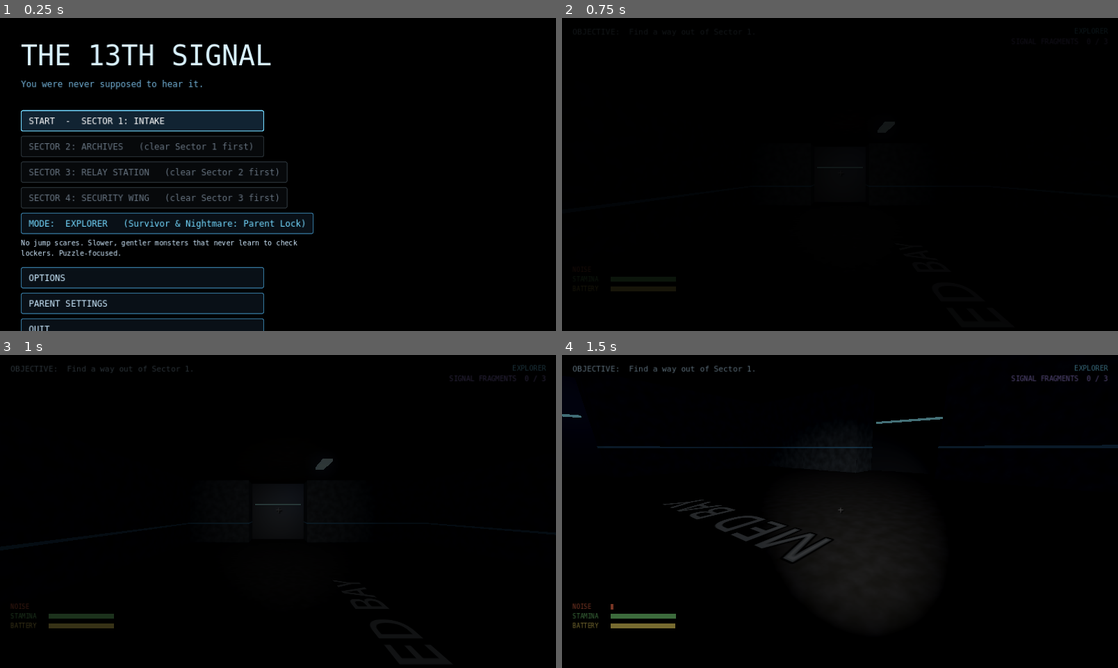
Above: before the commit, frames 1-4 (two rows, left to right).
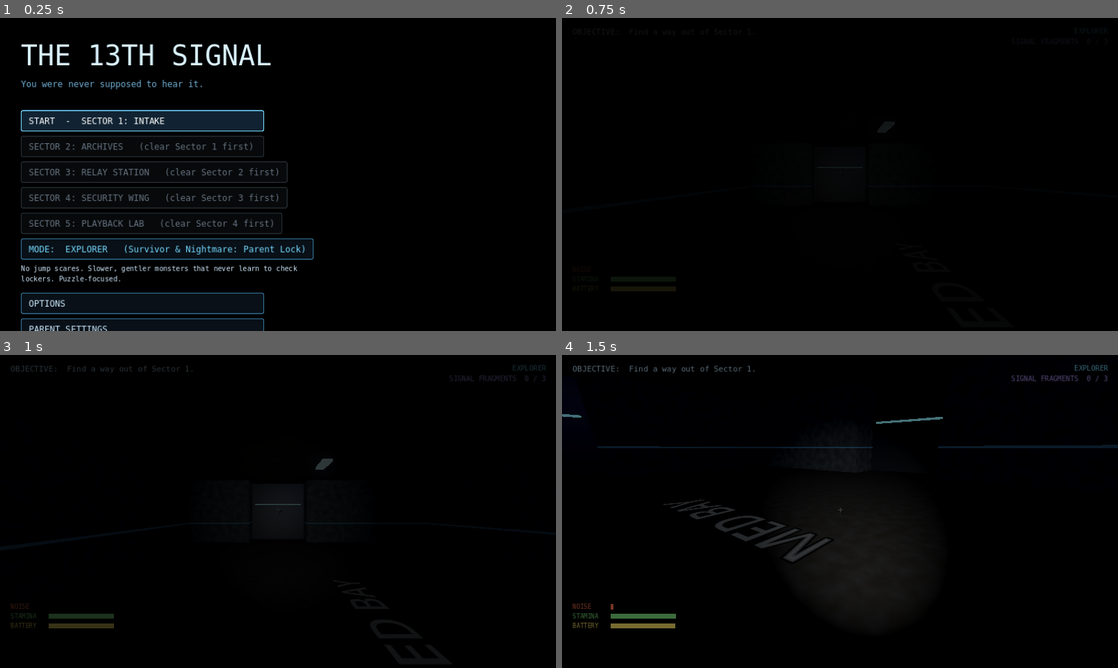
Above: after the commit, the same moments.

Repository: uberwulf-hub/13thSignal
Game: Godot game, scene res://scenes/main_menu.tscn
Same seed, same stepped clock (60 frames per second), same inputs: the game is played once before the commit and once after it.
Inputs (mouse positions are in pixels of both pictures, inside the frame that each line leads up to):
- Up to frame 1 (0.25 s): no input
- Up to frame 2 (0.75 s): click "START - SECTOR 1: INTAKE" at 0.5 s
- Up to frame 3 (1 s): no input
- Up to frame 4 (1.5 s): tap Enter at 1.25 s; move the mouse to (867, 511) at 1.27 s; hold W (move_forward) from 1.28 s (still down); hold Ctrl (crouch) from 1.28 s (still down); click (867, 511) at 1.42 s

The runs differ from the first frame. In frame 1, 3.9% of the frame differs, in the area x 3-57%, y 62-100%; in frame 2, nothing differs; in frame 3, nothing differs; in frame 4, nothing differs.

Commit message:
Add Sector 5: Playback Lab, with recordings and pressure plates
Recorder booths: E starts recording, R stops. A green hologram copy replays
exactly what you did and stays where you stopped; its weight holds down
pressure plates, and each plate holds a door open. One copy at a time.
Lab 1 teaches it, Lab 2 needs timing across two doors, and in the control
room your copy must cross loud grates to hold the elevator's plate. The
copy makes your noise, so the Listener can find and erase it (not in
Explorer). Labs are shielded from ECHO; the control room's shutter to the
hall opens when you first enter.

Also: an R-key hook for sectors, a HUD status line for the recording
timer. Smoke test now 81 checks.

Co-Authored-By: Claude Opus 5.5 <noreply@anthropic.com>
Claude-Session: https://claude.ai/code/session_01LKnPzMuJi5iBA3LvWP4G26

Diff:
--- /dev/null
+++ b/scenes/sector_5.tscn
@@ -0,0 +1,6 @@
+[gd_scene load_steps=2 format=3]
+
+[ext_resource type="Script" path="res://scripts/sector_5.gd" id="1"]
+
+[node name="Sector5" type="Node3D"]
+script = ExtResource("1")
--- a/scripts/game.gd
+++ b/scripts/game.gd
@@ -17,6 +17,7 @@
 	["SECTOR 2: ARCHIVES", "res://scenes/sector_2.tscn"],
 	["SECTOR 3: RELAY STATION", "res://scenes/sector_3.tscn"],
 	["SECTOR 4: SECURITY WING", "res://scenes/sector_4.tscn"],
+	["SECTOR 5: PLAYBACK LAB", "res://scenes/sector_5.tscn"],
 ]
 
 ## Everything that changes between the three modes lives here.
--- a/scripts/hud.gd
+++ b/scripts/hud.gd
@@ -21,6 +21,7 @@
 var _sub_text: Label
 var _toast: Label
 var _toast_t := 0.0
+var _status: Label
 var _mode_label: Label
 var _frag_label: Label
 var _noise_bar: ProgressBar
@@ -167,6 +168,12 @@
 	_sub_text.custom_minimum_size.x = 620
 	sv.add_child(_sub_text)
 
+	_status = _label("", 24, Color(1.0, 0.3, 0.3))
+	_status.set_anchors_preset(Control.PRESET_CENTER_TOP)
+	_status.horizontal_alignment = HORIZONTAL_ALIGNMENT_CENTER
+	_status.custom_minimum_size.x = 600
+	_status.position += Vector2(-300, 52)
+	_root.add_child(_status)
 	_toast = _label("", 20, Color(1, 0.85, 0.5))
 	_toast.set_anchors_preset(Control.PRESET_CENTER_TOP)
 	_toast.horizontal_alignment = HORIZONTAL_ALIGNMENT_CENTER
@@ -299,6 +306,12 @@
 
 func set_fragments(found: int, total: int) -> void:
 	_frag_label.text = "SIGNAL FRAGMENTS  %d / %d" % [found, total]
+
+
+## A line that stays on screen until changed (Sector 5's recording indicator).
+func set_status(text: String, color := Color(1.0, 0.3, 0.3)) -> void:
+	_status.text = text
+	_status.add_theme_color_override("font_color", color)
 
 
 func toast(text: String, seconds := 3.5) -> void:
--- a/scripts/main_menu.gd
+++ b/scripts/main_menu.gd
@@ -81,7 +81,7 @@
 	push.size_flags_vertical = Control.SIZE_EXPAND_FILL
 	col.add_child(push)
 	var advisory := Label.new()
-	advisory.text = "No blood or gore. Scares come from sound, darkness and surprise.   Controls: WASD move  |  Shift run  |  Ctrl crouch  |  E use  |  F flashlight  |  Space hold breath  |  R turn relay  |  Tab journal"
+	advisory.text = "No blood or gore. Scares come from sound, darkness and surprise.   Controls: WASD move  |  Shift run  |  Ctrl crouch  |  E use  |  F flashlight  |  Space hold breath  |  R turn relay / stop recording  |  Tab journal"
 	advisory.autowrap_mode = TextServer.AUTOWRAP_WORD_SMART
 	advisory.add_theme_font_size_override("font_size", 14)
 	advisory.add_theme_color_override("font_color", Color(0.4, 0.55, 0.65))
--- a/scripts/player.gd
+++ b/scripts/player.gd
@@ -102,7 +102,9 @@
 			if hit and hit.has_method("interact"):
 				hit.interact(self)
 	elif event.is_action_pressed("rotate"):
-		if carrying:
+		if sector.on_rotate_pressed():
+			pass
+		elif carrying:
 			sector.turn_carried()
 		else:
 			var hit := ray.get_collider()
--- a/scripts/sector.gd
+++ b/scripts/sector.gd
@@ -1130,6 +1130,11 @@
 	_put(item, cell)
 
 
+## SECTOR HOOK: R was pressed. Return true if the sector used it (Sector 5 stops a recording).
+func on_rotate_pressed() -> bool:
+	return false
+
+
 ## SECTOR HOOK: true where your footsteps make no sound (Sector 4's jammers).
 func noise_muffled(_pos: Vector3) -> bool:
 	return false
--- /dev/null
+++ b/scripts/sector_5.gd
@@ -0,0 +1,477 @@
+extends "res://scripts/sector.gd"
+## SECTOR 5: PLAYBACK LAB.
+##
+## Recorder booths. Press E at a booth to start recording, then move around and
+## press R to stop. A green hologram copy of you replays exactly what you did,
+## then stays standing where you finished. Its weight holds down PRESSURE
+## PLATES, and each plate holds a door open. Only one copy exists at a time:
+## a new recording replaces the old one.
+##
+##   PLAYBACK LAB 1: the plate is too far from its door to hold both yourself.
+##   PLAYBACK LAB 2: two doors in a row, two plates. Your copy must stand on
+##      the first plate long enough for you to get through, then move to the
+##      second. (Timing!)
+##   CONTROL ROOM: your copy must cross a field of loud grates to hold the
+##      elevator's plate. Your copy makes YOUR noise: walk normally while
+##      recording and the Listener will hear it, find it and erase it. Crouch.
+##      (In Explorer the Listener leaves copies alone.)
+## The labs are shielded: ECHO can't follow you in.
+
+## Map legend (on top of the base's):
+##  W  recorder booth   p  pressure plate   Y  plate door   H  shutter
+const MAP_5 := [
+	"################################",
+	"#....#W.......#W...#############",
+	"#.P..#........Y....Y.....Y.....#",
+	"#i...#........#....###########.#",
+	"#....#f......p#.p.p###########.#",
+	"###D#####D####################.#",
+	"#....L........i..............#.#",
+	"#...................M........#.#",
+	"#...................L........#.#",
+	"########D###############H#####.#",
+	"#............#..##...gggggg....#",
+	"#............XE.##...gggggg....#",
+	"#L...........#..##p..gggggg...L#",
+	"#######V##########...gggggg....#",
+	"######...#########...gggggg...W#",
+	"######..f#########f..gggggg..i.#",
+	"################################",
+]
+
+const ROOMS_5 := [
+	["ARRIVAL", Rect2i(1, 1, 4, 4)],
+	["PLAYBACK LAB 1", Rect2i(6, 1, 8, 4)],
+	["PLAYBACK LAB 2", Rect2i(15, 1, 4, 4)],
+	["LAB 2 CORRIDOR", Rect2i(20, 2, 10, 1)],
+	["SERVICE SHAFT", Rect2i(30, 2, 1, 8)],
+	["MAIN HALL", Rect2i(1, 6, 28, 3)],
+	["CONTROL ROOM", Rect2i(18, 10, 13, 6)],
+	["ELEVATOR WING", Rect2i(1, 10, 12, 3)],
+	["ELEVATOR", Rect2i(14, 10, 2, 3)],
+	["CRAWLSPACE", Rect2i(6, 14, 3, 2)],
+]
+
+const SHIELDED := ["PLAYBACK LAB 1", "PLAYBACK LAB 2", "LAB 2 CORRIDOR", "SERVICE SHAFT", "CONTROL ROOM"]
+const LABS := ["PLAYBACK LAB 1", "PLAYBACK LAB 2", "LAB 2 CORRIDOR"]
+
+## Each plate holds one door open: plate cell -> [door cell, colour name, colour].
+const PLATES := {
+	Vector2i(13, 4): [Vector2i(14, 2), "CYAN", Color(0.3, 0.9, 1.0)],
+	Vector2i(16, 4): [Vector2i(19, 2), "ORANGE", Color(1.0, 0.55, 0.15)],
+	Vector2i(18, 4): [Vector2i(25, 2), "YELLOW", Color(1.0, 0.9, 0.2)],
+	Vector2i(18, 12): [Vector2i(13, 11), "GREEN", Color(0.3, 1.0, 0.45)],
+}
+
+const MAX_RECORDING := 40.0
+const FRAME := 0.1
+
+const FRAGMENT_TEXT_5 := [
+	"\"The recorders were meant for training. Then the recordings started walking on their own.\"",
+	"\"A recording of you is still you, for as long as it lasts. ECHO is what happens when it never stops.\"",
+	"\"If you meet yourself down here, don't ask it which one of you is real.\"",
+]
+
+var plate_doors: Dictionary = {}    # door cell -> door
+var plate_pads: Dictionary = {}     # plate cell -> material
+var plate_down: Dictionary = {}     # plate cell -> bool
+var recording := false
+var rec_frames: Array = []          # [position, yaw, crouching, noise]
+var rec_t := 0.0
+var _rec_sample := 0.0
+var copy: Node3D = null
+var copy_frames: Array = []
+var copy_t := 0.0
+var _copy_noise_t := 0.0
+var _copy_step_t := 0.0
+var shutter: Node
+
+
+func _configure() -> void:
+	sector_id = 5
+	sector_title = "SECTOR 5  -  PLAYBACK LAB"
+	next_scene = "res://scenes/sector_6.tscn"
+	map = MAP_5
+	rooms = ROOMS_5
+	fragment_text = FRAGMENT_TEXT_5
+	no_wander_rooms = ["CRAWLSPACE", "ELEVATOR", ""]
+	if Game.is_explorer():
+		no_wander_rooms += LABS
+	echo_enabled = true
+
+
+func _setup_puzzles() -> void:
+	pass
+
+
+func _solid_chars() -> Array:
+	return ["#", "V", "K", "X", "Y", "H", "W"]
+
+
+func _build_grid() -> void:
+	super._build_grid()
+	if Game.is_explorer():
+		for r in rows:
+			for c in cols:
+				var cell := Vector2i(c, r)
+				if room_at(cell) in LABS:
+					grid.set_point_solid(cell, true)
+
+
+# ================================================================= objects
+
+func _custom_cell(k: String, cell: Vector2i) -> void:
+	var p := cell_to_world(cell)
+	match k:
+		"W":
+			_spawn_booth(cell)
+		"p":
+			_spawn_plate(cell)
+		"Y":
+			var d := Door.new()
+			d.position = p
+			add_child(d)
+			d.setup(self, cell, ch(cell + Vector2i(-1, 0)) == "#" and ch(cell + Vector2i(1, 0)) == "#", "gate")
+			doors[cell] = d
+			plate_doors[cell] = d
+			_door_colour_sign(d, cell)
+		"H":
+			var d := Door.new()
+			d.position = p
+			add_child(d)
+			d.setup(self, cell, true, "gate")
+			doors[cell] = d
+			shutter = d
+
+
+func _door_colour_sign(d: Node, cell: Vector2i) -> void:
+	for plate in PLATES:
+		if PLATES[plate][0] == cell:
+			var col: Color = PLATES[plate][2]
+			var l := Label3D.new()
+			l.text = "HELD OPEN BY THE\n%s PLATE" % PLATES[plate][1]
+			l.font_size = 40
+			l.pixel_size = 0.004
+			l.modulate = col
+			l.billboard = BaseMaterial3D.BILLBOARD_FIXED_Y
+			l.position = Vector3(0, WALL_H - 0.35, 0)
+			d.add_child(l)
+
+
+func _spawn_plate(cell: Vector2i) -> void:
+	var info: Array = PLATES[cell]
+	var col: Color = info[2]
+	var p := cell_to_world(cell)
+	_box(Vector3(2.2, 0.08, 2.2), p + Vector3(0, 0.04, 0), _mat(Color(0.25, 0.26, 0.28), 0.4, 0.8))
+	var pad_mat := _glow(Color(col.r * 0.3, col.g * 0.3, col.b * 0.3), 0.8)
+	_box(Vector3(1.8, 0.1, 1.8), p + Vector3(0, 0.07, 0), pad_mat)
+	plate_pads[cell] = pad_mat
+	plate_down[cell] = false
+	var l := Label3D.new()
+	l.text = info[1] + " PLATE"
+	l.font_size = 64
+	l.pixel_size = 0.005
+	l.modulate = col
+	l.rotation.x = -PI / 2.0
+	l.position = p + Vector3(0, 0.14, 0)
+	add_child(l)
+
+
+func _spawn_booth(cell: Vector2i) -> void:
+	var p := cell_to_world(cell)
+	var body := StaticBody3D.new()
+	body.collision_layer = 1
+	add_child(body)
+	_shape(body, Vector3(1.2, 2.2, 1.2), p + Vector3(0, 1.1, 0))
+	_box(Vector3(1.2, 2.2, 1.2), p + Vector3(0, 1.1, 0), _mat(Color(0.2, 0.22, 0.25), 0.5, 0.6))
+	var lamp := _box(Vector3(0.3, 0.3, 0.3), p + Vector3(0, 2.4, 0), _glow(Color(1.0, 0.15, 0.1), 2.0))
+	for n in [Vector3(1, 0, 0), Vector3(-1, 0, 0), Vector3(0, 0, 1), Vector3(0, 0, -1)]:
+		_label("RECORDER", p + n * 0.62 + Vector3(0, 1.6, 0), n, 40, Color(1.0, 0.4, 0.35), 0.004)
+	var it := Interactable.new()
+	it.position = p + Vector3(0, 1.1, 0)
+	add_child(it)
+	_shape_for(it, Vector3(1.4, 2.2, 1.4))
+	it.prompt_text = "Start recording"
+	it.on_use = func(): start_recording(lamp)
+
+
+# =============================================================== recording
+
+func start_recording(lamp: Node = null) -> void:
+	if recording:
+		return
+	erase_copy(false)
+	recording = true
+	rec_frames.clear()
+	rec_t = 0.0
+	_rec_sample = 0.0
+	Sound.play("key_ok", -6.0, 1.4)
+	hud.toast("RECORDING. Everything you do now, your copy will do. Press R to stop.", 4.0)
+	_sample_frame()
+
+
+func _sample_frame() -> void:
+	rec_frames.append([player.global_position, player.yaw, player.crouching, player.noise])
+
+
+func stop_recording() -> void:
+	if not recording:
+		return
+	recording = false
+	_sample_frame()
+	hud.set_status("")
+	Sound.play("key_ok", -6.0, 0.9)
+	if rec_frames.size() < 3:
+		hud.toast("That recording was too short.", 2.5)
+		return
+	copy_frames = rec_frames.duplicate()
+	copy_t = 0.0
+	copy = _build_copy()
+	add_child(copy)
+	copy.global_position = copy_frames[0][0]
+	Sound.play_at("static", copy.global_position + Vector3(0, 1, 0), -12.0, 1.6)
+	hud.toast("Playing back. Your copy will stay where you stopped.", 3.0)
+
+
+func on_rotate_pressed() -> bool:
+	if recording:
+		stop_recording()
+		return true
+	return false
+
+
+## Remove the copy (a new recording, or the Listener found it).
+func erase_copy(by_listener: bool) -> void:
+	if copy == null:
+		return
+	Sound.play_at("static", copy.global_position + Vector3(0, 1, 0), -6.0 if by_listener else -14.0, 1.2)
+	copy.queue_free()
+	copy = null
+	copy_frames.clear()
+	if by_listener:
+		hud.toast("The Listener found your recording and tore it apart. Record it again - quietly.", 5.0)
+
+
+func _build_copy() -> Node3D:
+	var sh := Shader.new()
+	sh.code = """
+shader_type spatial;
+render_mode unshaded, cull_disabled, depth_draw_never;
+void fragment() {
+	float scan = 0.6 + 0.4 * step(0.5, fract(SCREEN_UV.y * 120.0 - TIME * 2.0));
+	float rim = pow(1.0 - abs(dot(NORMAL, VIEW)), 2.0);
+	ALBEDO = vec3(0.3, 1.0, 0.55);
+	ALPHA = (0.18 + rim * 0.6) * scan;
+}
+"""
+	var mat := ShaderMaterial.new()
+	mat.shader = sh
+	var root := Node3D.new()
+	for part in [[Vector2(0.09, 0.9), Vector3(-0.12, 0.45, 0)], [Vector2(0.09, 0.9), Vector3(0.12, 0.45, 0)],
+			[Vector2(0.2, 0.75), Vector3(0, 1.25, 0)], [Vector2(0.06, 0.7), Vector3(-0.3, 1.22, 0)],
+			[Vector2(0.06, 0.7), Vector3(0.3, 1.22, 0)]]:
+		var mi := MeshInstance3D.new()
+		var cm := CapsuleMesh.new()
+		cm.radius = part[0].x
+		cm.height = part[0].y
+		mi.mesh = cm
+		mi.material_override = mat
+		mi.position = part[1]
+		root.add_child(mi)
+	var head := MeshInstance3D.new()
+	var sm := SphereMesh.new()
+	sm.radius = 0.14
+	sm.height = 0.3
+	head.mesh = sm
+	head.material_override = mat
+	head.position.y = 1.78
+	root.add_child(head)
+	var light := OmniLight3D.new()
+	light.light_color = Color(0.3, 1.0, 0.55)
+	light.light_energy = 0.5
+	light.omni_range = 3.0
+	light.position.y = 1.2
+	root.add_child(light)
+	var tag := Label3D.new()
+	tag.text = "YOUR RECORDING"
+	tag.font_size = 28
+	tag.pixel_size = 0.004
+	tag.modulate = Color(0.3, 1.0, 0.55)
+	tag.billboard = BaseMaterial3D.BILLBOARD_ENABLED
+	tag.position.y = 2.15
+	root.add_child(tag)
+	return root
+
+
+func copy_cell() -> Vector2i:
+	return world_to_cell(copy.global_position) if copy else Vector2i(-99, -99)
+
+
+func _update_recording(delta: float) -> void:
+	if recording:
+		if catching or player.frozen:
+			recording = false
+			hud.set_status("")
+			return
+		rec_t += delta
+		_rec_sample += delta
+		if _rec_sample >= FRAME:
+			_rec_sample -= FRAME
+			_sample_frame()
+		hud.set_status("REC  %d:%02d / 0:40      [R] stop" % [int(rec_t) / 60, int(rec_t) % 60])
+		if rec_t >= MAX_RECORDING:
+			stop_recording()
+	if copy == null:
+		return
+	# Play the copy back.
+	copy_t += delta
+	var f := copy_t / FRAME
+	var i := mini(int(f), copy_frames.size() - 1)
+	var j := mini(i + 1, copy_frames.size() - 1)
+	var a: Array = copy_frames[i]
+	var b: Array = copy_frames[j]
+	var w := clampf(f - i, 0.0, 1.0)
+	var before := copy.global_position
+	copy.global_position = (a[0] as Vector3).lerp(b[0], w)
+	copy.rotation.y = lerp_angle(a[1], b[1], w)
+	copy.scale.y = 0.6 if a[2] else 1.0
+	var moving := copy.global_position.distance_to(before) > 0.002
+	var noise: float = a[3]
+	# Its footsteps make your noise: the Listener can hear it.
+	if moving and noise > 0.5:
+		_copy_noise_t -= delta
+		if _copy_noise_t <= 0.0:
+			_copy_noise_t = 0.35
+			emit_noise(copy.global_position, noise, false)
+		_copy_step_t -= delta
+		if _copy_step_t <= 0.0:
+			_copy_step_t = 0.5
+			var grate := is_grate(copy.global_position)
+			Sound.play_at("step_grate" if grate else "step", copy.global_position, -6.0 if noise > 3.0 else -16.0)
+	# The Listener tears recordings apart (not in Explorer).
+	if not Game.is_explorer() and listener.is_physics_processing():
+		var d := Vector2(listener.global_position.x - copy.global_position.x, listener.global_position.z - copy.global_position.z).length()
+		if d < 1.3:
+			erase_copy(true)
+
+
+# ============================================================ plates & doors
+
+func _update_plates() -> void:
+	var pcell := world_to_cell(player.global_position)
+	var ccell := copy_cell()
+	for plate in PLATES:
+		var down: bool = (pcell == plate and not player.hidden_in) or ccell == plate
+		if down != plate_down[plate]:
+			plate_down[plate] = down
+			var col: Color = PLATES[plate][2]
+			var pad: StandardMaterial3D = plate_pads[plate]
+			pad.emission = col if down else Color(col.r * 0.3, col.g * 0.3, col.b * 0.3)
+			pad.emission_energy_multiplier = 3.0 if down else 0.8
+			Sound.play_at("breaker", cell_to_world(plate), -12.0, 1.8 if down else 1.2)
+	for plate in PLATES:
+		var door_cell: Vector2i = PLATES[plate][0]
+		var door: Node = doors.get(door_cell)
+		if door == null:
+			continue
+		var want: bool = plate_down[plate]
+		if want and not door.stay_open:
+			door.unlocked = true
+			door.stay_open = true
+			unlock_cell(door_cell)
+			door.open(false)
+			if door == exit_door:
+				exit_open = true
+		elif not want and door.stay_open:
+			if pcell == door_cell or ccell == door_cell:
+				continue   # never shut a door on someone standing in it
+			door.stay_open = false
+			door.unlocked = false
+			door.close()
+			grid.set_point_solid(door_cell, true)
+			if door == exit_door:
+				exit_open = false
+
+
+func gate_prompt(door: Node) -> String:
+	if door == shutter:
+		return "Shutter: jammed shut"
+	return "Held open by a pressure plate"
+
+
+func gate_interact(door: Node) -> void:
+	Sound.play_at("locked", door.global_position, -2.0)
+	hud.toast("This door only opens while its pressure plate is pressed down." if door != shutter else "It won't budge from this side.")
+
+
+func exit_prompt(door: Node) -> String:
+	return "" if door.is_open else "Elevator: held open by the GREEN plate (control room)"
+
+
+func exit_interact(door: Node) -> void:
+	Sound.play_at("locked", door.global_position, -2.0)
+	hud.toast("The elevator opens while something stands on the GREEN plate in the control room.")
+
+
+func trail_shielded() -> bool:
+	return room_at(world_to_cell(player.global_position)) in SHIELDED
+
+
+func _check_clues() -> void:
+	pass
+
+
+# =================================================================== story
+
+func _intro() -> void:
+	hud.set_objective("Find the recorders (Playback Lab 1, next door).")
+	hud.add_clue("Recorders: E at a booth starts recording, R stops. Your copy replays it and stays where you stopped.")
+	hud.add_clue("Plates hold doors open while something stands on them. One copy at a time.")
+	await get_tree().create_timer(1.6).timeout
+	hud.say("ai", "Sector 5: the playback lab. They used the recorders for training.")
+	hud.say("ai", "Step up to a recorder and press E. Everything you do is recorded until you press R.")
+	hud.say("ai", "Then a copy of you does it all again, and stays where you stopped. It is heavy enough to hold a pressure plate.")
+	hud.say("unknown", "...two of you now. only one of them is helping.")
+
+
+func _process(delta: float) -> void:
+	super._process(delta)
+	if ended or player == null:
+		return
+	_update_recording(delta)
+	_update_plates()
+
+
+func _entered_room(room: String) -> void:
+	match room:
+		"MAIN HALL":
+			listener.set_physics_process(true)
+			hud.say("ai", "The hall is not shielded. Keep moving.")
+		"PLAYBACK LAB 1":
+			hud.set_objective("Get your copy to hold the CYAN plate while you go through its door.")
+		"PLAYBACK LAB 2":
+			hud.set_objective("Two doors in a row. Your copy must hold ORANGE until you're through, then move to YELLOW.")
+			hud.say("ai", "Two plates, two doors. Your copy can only stand in one place at a time. Timing matters.")
+		"CONTROL ROOM":
+			hud.set_objective("Get your copy onto the GREEN plate to hold the elevator open. Then get out through the shutter.")
+			hud.say("ai", "The GREEN plate holds the elevator open. Your copy will have to cross the grates to reach it.")
+			hud.say("ai", "Your copy makes your noise. If you stomp while you record, the Listener will hear it.")
+			_open_shutter()
+		"CRAWLSPACE":
+			hud.toast("A secret room!", 2.5)
+
+
+func _open_shutter() -> void:
+	if shutter == null or shutter.unlocked:
+		return
+	shutter.unlocked = true
+	shutter.stay_open = true
+	unlock_cell(shutter.cell)
+	shutter.open(true)
+	emit_noise(shutter.global_position, 18.0, false)
+	hud.toast("The shutter to the main hall rattled open. That was loud.", 4.0)
+
+
+func _end_story() -> String:
+	return ("Your copy waved as the elevator doors closed. You hadn't recorded that.\n"
+		+ "It was still standing there, on the plate, when the lights went out.\n\nSector 6 is waiting below.")
--- a/tests/smoke_test.gd
+++ b/tests/smoke_test.gd
@@ -335,6 +335,94 @@
 	s.queue_free()
 	await wait(0.3)
 
+	check(Game.sector_unlocked >= 5, "clearing Sector 4 unlocks Sector 5")
+
+	# --- Sector 5: recordings and pressure plates (Survivor) ---
+	Game.scary_unlocked = true
+	Game.mode = Game.Mode.SURVIVOR
+	s = load("res://scenes/sector_5.tscn").instantiate()
+	add_child(s)
+	await wait(1.0)
+	s.listener.set_physics_process(false)
+	s.listener.reset_to(s.cell_to_world(Vector2i(1, 7)))
+	check(s.plate_doors.size() == 3 and s.plate_pads.size() == 4, "Sector 5 has 4 plates and 3 plate doors")
+	var y1: Vector2i = Vector2i(14, 2)
+	check(not s.doors[y1].is_open, "plate doors start shut")
+	s.player.global_position = s.cell_to_world(Vector2i(13, 4))
+	await wait(0.2)
+	check(s.doors[y1].is_open, "standing on a plate opens its door")
+	s.player.global_position = s.cell_to_world(Vector2i(11, 3))
+	await wait(0.2)
+	check(not s.doors[y1].is_open, "stepping off the plate shuts the door again")
+	# Record: walk from the booth to the plate, then stop.
+	s.player.global_position = s.cell_to_world(Vector2i(7, 2))
+	s.start_recording()
+	check(s.recording, "pressing E at a booth starts recording")
+	for x in range(7, 14):
+		s.player.global_position = s.cell_to_world(Vector2i(x, 3))
+		await wait(0.12)
+	s.player.global_position = s.cell_to_world(Vector2i(13, 4))
+	await wait(0.3)
+	check(s.on_rotate_pressed() and not s.recording and s.copy != null, "R stops recording and your copy appears")
+	s.player.global_position = s.cell_to_world(Vector2i(12, 2))
+	await wait(0.2)
+	check(s.copy_cell() != Vector2i(13, 4), "the copy starts from where the recording began")
+	await wait(2.0)
+	check(s.copy_cell() == Vector2i(13, 4) and s.doors[y1].is_open, "your copy walks to the plate and holds the door open")
+	await wait(1.0)
+	check(s.doors[y1].is_open, "the copy stays on the plate after the recording ends")
+	s.start_recording()
+	check(s.copy == null, "a new recording replaces the old copy")
+	s.stop_recording()
+	# Lab 2 timing: copy holds ORANGE for a while, then moves to YELLOW.
+	s.player.global_position = s.cell_to_world(Vector2i(15, 2))
+	s.start_recording()
+	await wait(0.2)
+	s.player.global_position = s.cell_to_world(Vector2i(16, 4))
+	await wait(2.0)
+	s.player.global_position = s.cell_to_world(Vector2i(17, 4))
+	await wait(0.2)
+	s.player.global_position = s.cell_to_world(Vector2i(18, 4))
+	await wait(0.3)
+	s.stop_recording()
+	s.player.global_position = s.cell_to_world(Vector2i(17, 2))
+	await wait(0.6)
+	check(s.doors[Vector2i(19, 2)].is_open and not s.doors[Vector2i(25, 2)].is_open, "Lab 2: the copy holds ORANGE first")
+	s.player.global_position = s.cell_to_world(Vector2i(22, 2))
+	await wait(2.4)
+	check(s.doors[Vector2i(25, 2)].is_open and not s.doors[Vector2i(19, 2)].is_open, "Lab 2: then it moves on to YELLOW, so you get through both doors")
+
+	# The Listener erases a copy it reaches.
+	s.player.global_position = s.cell_to_world(Vector2i(20, 12))
+	s.start_recording()
+	await wait(0.2)
+	s.player.global_position = s.cell_to_world(Vector2i(18, 12))
+	await wait(0.3)
+	s.stop_recording()
+	s.player.global_position = s.cell_to_world(Vector2i(28, 13))
+	await wait(1.0)
+	check(s.exit_open, "a copy on the GREEN plate holds the elevator open")
+	s.listener.set_physics_process(true)
+	s.listener.reset_to(s.copy.global_position + Vector3(0.6, 0, 0))
+	await wait(0.3)
+	check(s.copy == null, "in Survivor, the Listener erases a recording it reaches")
+	await wait(0.3)
+	check(not s.exit_open, "...and the elevator shuts again")
+	s.listener.set_physics_process(false)
+	s.listener.reset_to(s.cell_to_world(Vector2i(1, 7)))
+	s.player.global_position = s.cell_to_world(Vector2i(20, 12))
+	s.start_recording()
+	await wait(0.2)
+	s.player.global_position = s.cell_to_world(Vector2i(18, 12))
+	await wait(0.3)
+	s.stop_recording()
+	await wait(1.0)
+	s.player.global_position = s.cell_to_world(Vector2i(14, 11))
+	await wait(1.0)
+	check(s.ended, "stepping into the elevator finishes Sector 5")
+	s.queue_free()
+	await wait(0.3)
+
 	Game.lock_scary_modes()
 	print("\n%s (%d failed)" % ["ALL PASSED" if failures == 0 else "SOME TESTS FAILED", failures])
 	get_tree().quit(1 if failures > 0 else 0)
